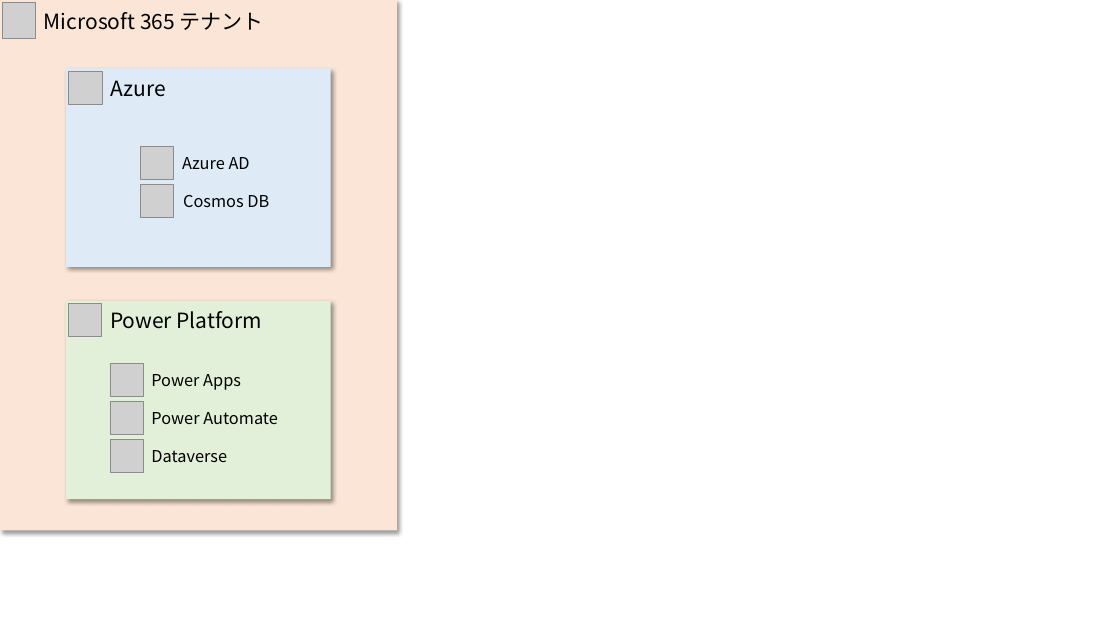
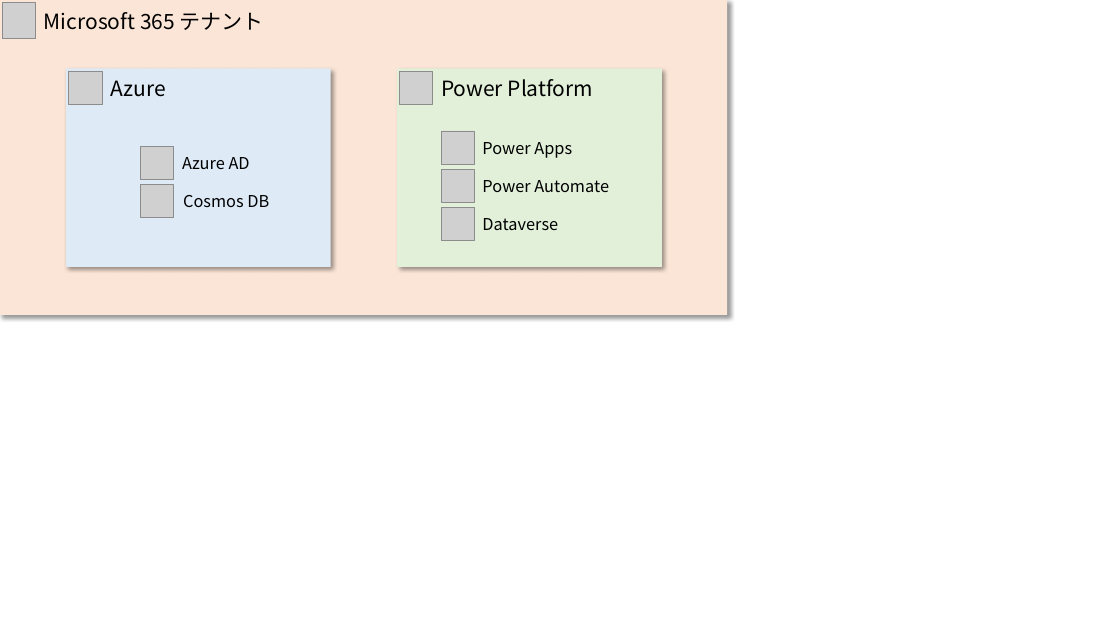
Before and after one commit to yzkn/Document-Template, a slide deck: slide 1 of doc/システム設計書/システム設計書.pptx. Drawn at 1120x630 pixels with LibreOffice and Linux fonts; fonts in the diff are those of the drawing; grey boxes stand for pictures. Boxes give left, top, right and bottom in pixels: in the first picture for what was removed or moved away, otherwise in the second. Text is boxed around its words. In the diff, an @@ line names an element or a change of style, - is before the commit and + after.

```diff
--- a/doc/システム設計書/システム設計書.pptx
+++ b/doc/システム設計書/システム設計書.pptx
@@ rectangle: place and size @@
-rectangle at (0, 0, 397, 530)
+rectangle at (0, 0, 728, 315)
@@ 2 pictures, 1 rectangle: place and size @@
-2 pictures, 1 rectangle at (66, 301, 331, 499)
+2 pictures, 1 rectangle at (397, 68, 662, 266)
@@ 4 texts, 2 pictures: place and size @@
-4 texts, 2 pictures at (69, 303, 278, 473)
+4 texts, 2 pictures at (400, 71, 609, 240)
```
Also in this commit, not shown: 1 slide added, 2 other files.
